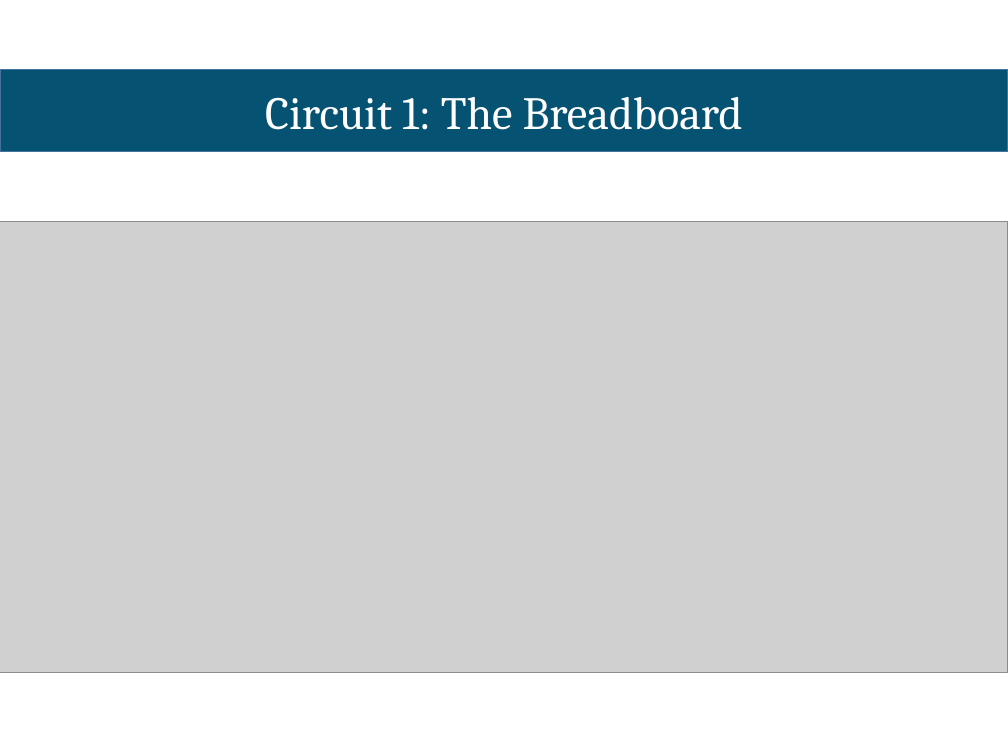
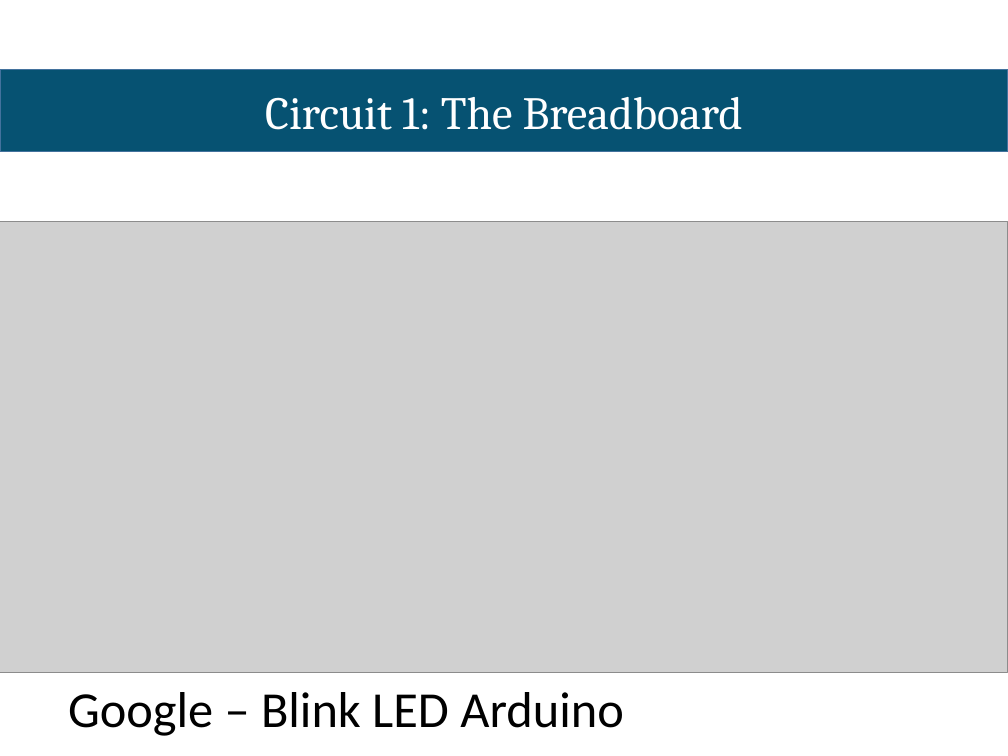
Before and after one commit to Cambridge-Hackspace/Arduino_Workshop, a slide deck: slide 15 of Workshop - English.pptx (slide 14 before the commit). Drawn at 1008x756 pixels with LibreOffice and Linux fonts; fonts in the diff are those of the drawing; grey boxes stand for pictures. Boxes give left, top, right and bottom in pixels: in the first picture for what was removed or moved away, otherwise in the second. Text is boxed around its words. In the diff, an @@ line names an element or a change of style, - is before the commit and + after.

Commit message:
Small changes

```diff
--- a/Workshop - English.pptx
+++ b/Workshop - English.pptx
@@ text added at [68, 692, 623, 736], 36 pt, text #000000 @@
+Google – Blink LED Arduino
```
Also in this commit, not shown: 1 slide added.
